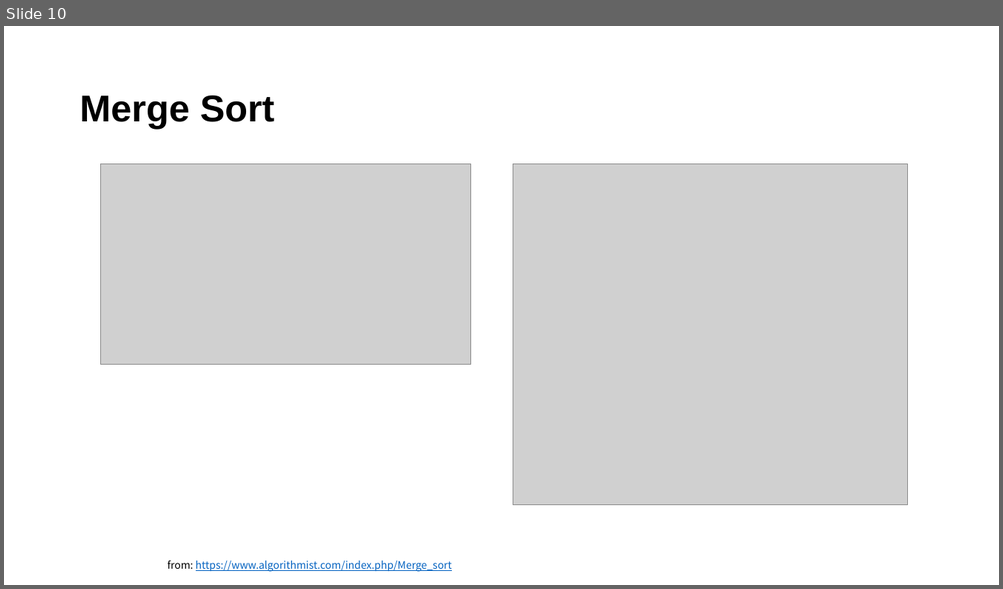
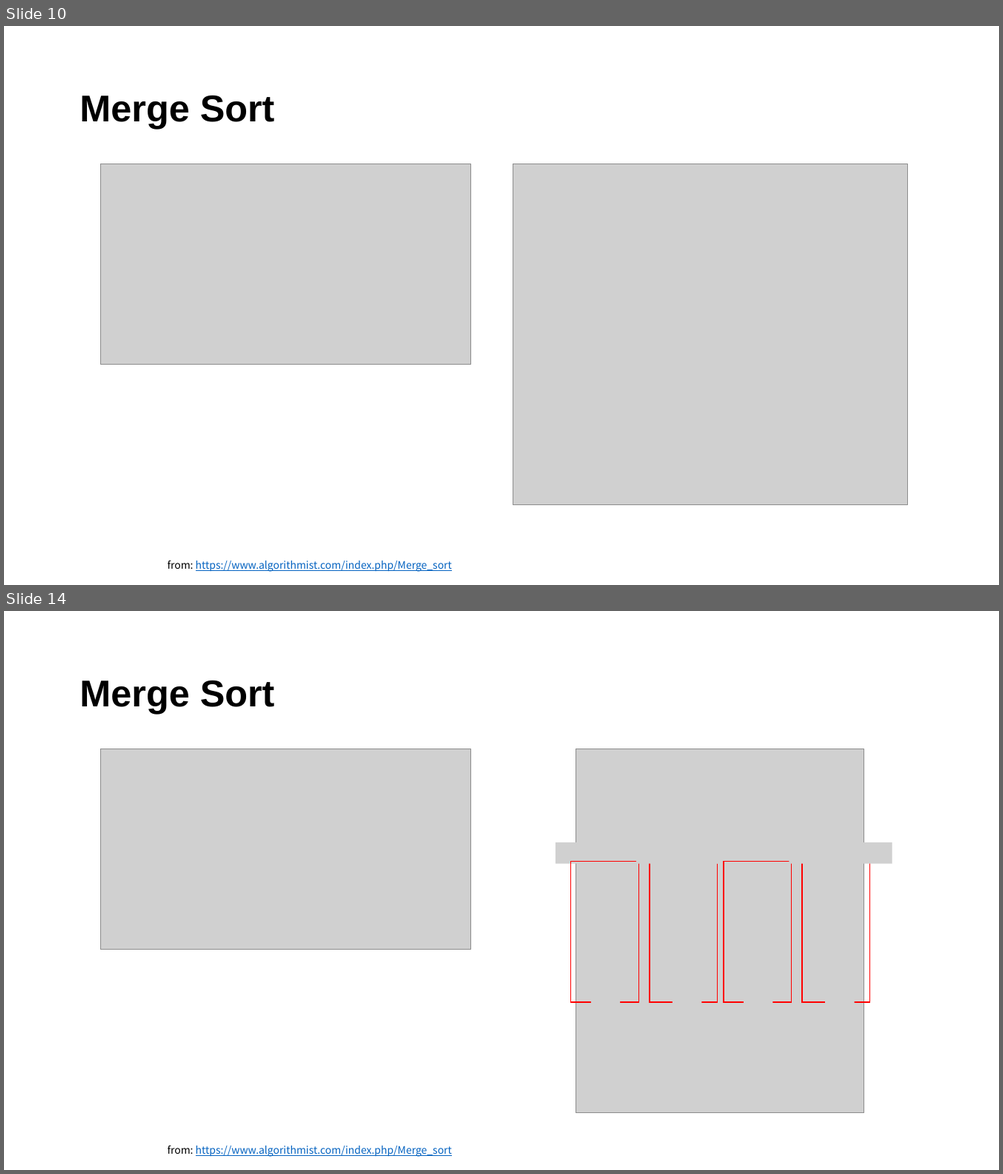
Before and after one commit to mlailab-skku/mlailab-skku.github.io, a slide deck: files/insertion_and_merge_sort.pptm. Shown one above the other, each under a label of ours: slide 10 before the commit, slides 10 and 14 after it; the slides between them are not shown. The pictures are 1003x589 and 1003x1174 pixels, drawn with LibreOffice and Linux fonts; fonts in the diff are those of the drawing; grey boxes stand for pictures. Boxes give left, top, right and bottom in pixels: in the first picture for what was removed or moved away, otherwise in the second. Text is boxed around its words. In the diff, an @@ line names an element or a change of style, - is before the commit and + after.

```diff
--- a/files/insertion_and_merge_sort.pptm
+++ b/files/insertion_and_merge_sort.pptm
@@ slide 14 added at (x1=4, y1=611, x2=999, y2=1170), background #FFFFFF @@
@@ title added at (x1=79, y1=680, x2=275, y2=714), 36 pt, text #000000, bold @@
+Merge Sort
@@ picture added at (x1=101, y1=749, x2=471, y2=950) @@
@@ picture added at (x1=575, y1=749, x2=864, y2=1114) @@
@@ picture added at (x1=593, y1=782, x2=696, y2=804) @@
@@ picture added at (x1=745, y1=782, x2=848, y2=804) @@
@@ picture added at (x1=596, y1=824, x2=625, y2=847) @@
@@ picture added at (x1=660, y1=824, x2=690, y2=847) @@
@@ picture added at (x1=748, y1=824, x2=778, y2=847) @@
@@ picture added at (x1=814, y1=824, x2=842, y2=847) @@
@@ picture added at (x1=555, y1=843, x2=658, y2=864) @@
@@ picture added at (x1=636, y1=843, x2=739, y2=864) @@
@@ picture added at (x1=708, y1=843, x2=811, y2=864) @@
@@ picture added at (x1=789, y1=843, x2=892, y2=864) @@
@@ rectangle added at (x1=571, y1=862, x2=639, y2=1002), outline #FF0000 1 pt @@
@@ rectangle added at (x1=649, y1=862, x2=717, y2=1002), outline #FF0000 1 pt @@
@@ rectangle added at (x1=723, y1=862, x2=791, y2=1002), outline #FF0000 1 pt @@
@@ rectangle added at (x1=802, y1=862, x2=870, y2=1002), outline #FF0000 1 pt @@
@@ picture added at (x1=591, y1=1001, x2=620, y2=1024) @@
@@ picture added at (x1=672, y1=1000, x2=702, y2=1023) @@
@@ picture added at (x1=743, y1=1001, x2=772, y2=1024) @@
@@ picture added at (x1=825, y1=1000, x2=854, y2=1023) @@
@@ picture added at (x1=595, y1=1012, x2=698, y2=1035) @@
@@ picture added at (x1=748, y1=1012, x2=851, y2=1035) @@
@@ text added at (x1=168, y1=1145, x2=452, y2=1157), 10 pt, text #0563C1, underline @@
+from: https://www.algorithmist.com/index.php/Merge_sort
```
Also in this commit, not shown: 6 slides changed, 9 other slides added, 4 other files.
